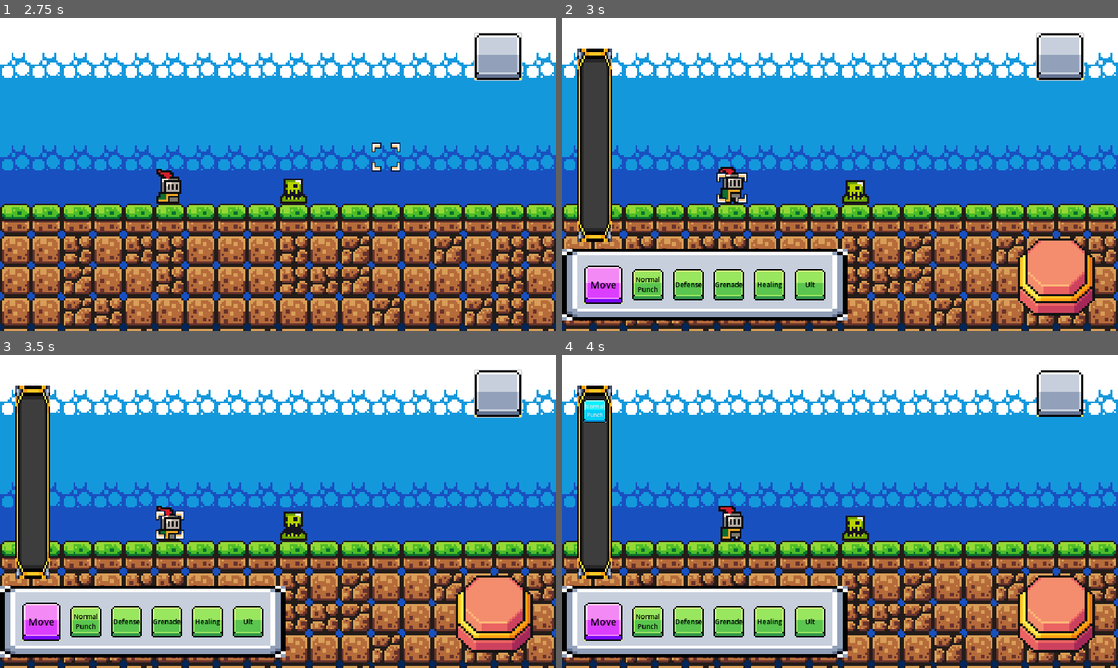
Above: before the commit, frames 1-4 (two rows, left to right).
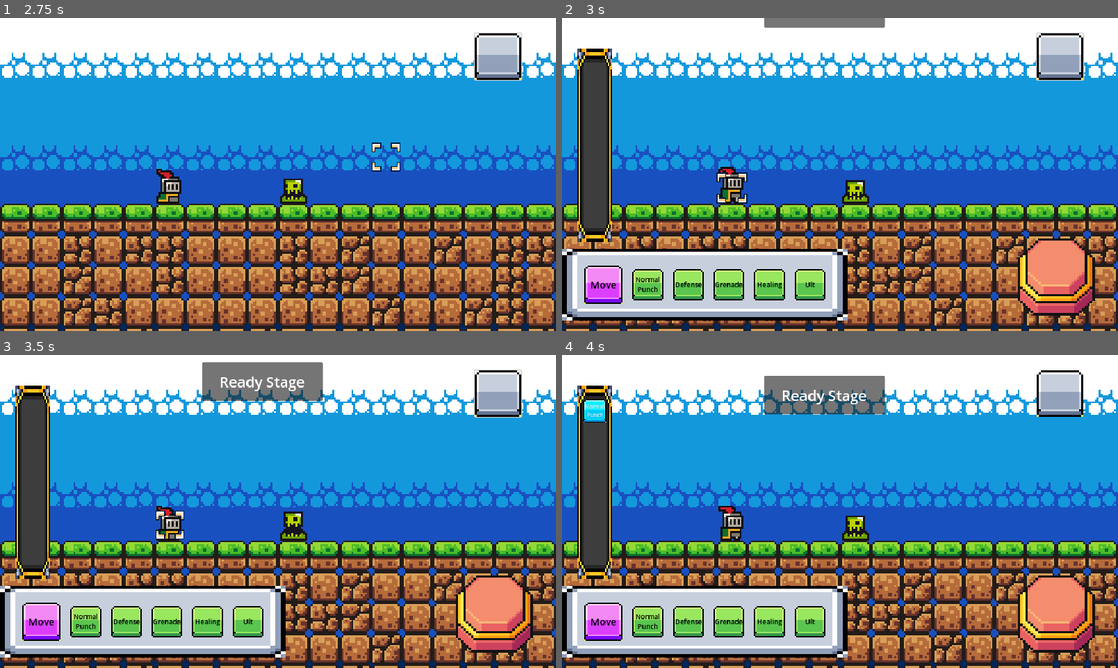
Above: after the commit, the same moments.

Repository: Chenredfish/WorldTrigger
Game: Godot game, scene res://main.tscn
Two runs of this game, one before a commit and one after it. Both use one fixed random seed, a clock stepped at 60 frames per second and the inputs below. The engine's default icon, where the game draws it, is replaced by a stand-in: a white triangle on a blue panel in a dark square.
Inputs (mouse positions are in pixels of both pictures, inside the frame that each line leads up to):
- Up to frame 1 (2.75 s): click (278, 127) at 0.5 s; click (500, 55) at 1.25 s; move the mouse to (400, 158) at 2.02 s; click (400, 158) at 2.1 s
- Up to frame 2 (3 s): move the mouse to (728, 190) at 2.77 s; click (728, 190) at 2.85 s
- Up to frame 3 (3.5 s): no input
- Up to frame 4 (4 s): click "Normal Punch" at 3.5 s

Frame 1 is identical in both runs. In frame 2, 0.7% of the frame differs, in the area x 36-59%, y 0-4%; in frame 3, 2.6%; in frame 4, 2.6%, in the area x 36-59%, y 6-20%.

Commit message:
新增準備階段的告示牌動畫

Diff:
--- /dev/null
+++ b/src/UI/ReadyStage.gd
@@ -0,0 +1,22 @@
+extends MarginContainer
+
+@onready var label = $MarginContainer/Label
+
+@export var start_location : Vector2 = Vector2(394, -80)
+@export var animation_time : float = 0.5
+
+func _ready():
+	self.position = start_location
+
+func change_text(ready : bool):
+	if ready == true :
+		label.text = "Ready Stage"
+	else:
+		label.text = "Execute Stage"
+
+func move_animation():
+	pass
+
+func _process(delta: float) -> void:
+	if delta <= animation_time:
+		var new_location : Vector2 = Vector2(394, (delta)**(0.5))
--- a/src/UI/ready_fight_form.gd
+++ b/src/UI/ready_fight_form.gd
@@ -4,6 +4,8 @@
 @onready var skill_container = $UIContainer/SkillContainer
 @onready var skill_menu = $UIContainer/SkillContainer/SkillMenu
 @onready var action_list = $UIContainer/HBoxContainer2/ActionList
+@onready var ready_stage = $ReadyStage
+
 
 signal add_skill(action : Button)
 signal actor_add_behavior(add_behavior:BaseBehavior)
@@ -21,10 +23,12 @@
 func show_actor_skill():
 	skill_container.show()
 	action_list_visable.show()
+	ready_stage.timing = true
 
 func hide_actor_skill():
 	skill_container.hide()
 	action_list_visable.hide()
+	ready_stage.timing = false
 
 func panel_add_skill(action : Button):
 
--- a/src/UI/ready_fight_form.tscn
+++ b/src/UI/ready_fight_form.tscn
@@ -1,9 +1,10 @@
-[gd_scene load_steps=11 format=3 uid="uid://cu2teh8cydu2e"]
+[gd_scene load_steps=12 format=3 uid="uid://cu2teh8cydu2e"]
 
 [ext_resource type="Script" path="res://src/UI/ready_fight_form.gd" id="1_lrli3"]
 [ext_resource type="PackedScene" uid="uid://dy36lnamjv3x" path="res://src/UI/action_list.tscn" id="2_2pfrj"]
 [ext_resource type="Texture2D" uid="uid://c1mylnha2cekb" path="res://assets/UI Buttons/Pixel_Button.png" id="2_3c1mp"]
 [ext_resource type="PackedScene" uid="uid://sn3te1ks0kww" path="res://src/UI/skill_menu.tscn" id="4_5k5kl"]
+[ext_resource type="Script" path="res://src/UI/ready_stage.gd" id="5_kwptm"]
 
 [sub_resource type="StyleBoxTexture" id="StyleBoxTexture_g1ea6"]
 texture = ExtResource("2_3c1mp")
@@ -39,6 +40,22 @@
 grow_horizontal = 2
 grow_vertical = 2
 script = ExtResource("1_lrli3")
+
+[node name="ReadyStage" type="PanelContainer" parent="."]
+custom_minimum_size = Vector2(250, 80)
+layout_mode = 2
+offset_left = 419.0
+offset_top = -80.0
+offset_right = 669.0
+size_flags_vertical = 0
+script = ExtResource("5_kwptm")
+
+[node name="Label" type="Label" parent="ReadyStage"]
+layout_mode = 2
+theme_override_font_sizes/font_size = 30
+text = "Ready Stage"
+horizontal_alignment = 1
+vertical_alignment = 1
 
 [node name="UIContainer" type="MarginContainer" parent="."]
 unique_name_in_owner = true
--- /dev/null
+++ b/src/UI/ready_stage.gd
@@ -0,0 +1,29 @@
+extends PanelContainer
+
+var animation_time : float = 0.5
+var y_location : float = -80
+var y_location_start : float = -80
+var y_location_end : float = 40
+var timing : bool = false
+
+func _process(delta: float) -> void:
+	if timing:
+		show_ready(delta)
+	else:
+		hide_ready(delta)
+
+
+func show_ready(time : float):
+	if y_location <= y_location_end and y_location >= y_location_start :
+		y_location += time*150
+		self.position = Vector2(419, y_location)
+	else:
+		y_location = y_location_end
+
+
+func hide_ready(time : float):
+	if y_location <= y_location_end and y_location >= y_location_start :
+		y_location -= time*150
+		self.position = Vector2(419, y_location)
+	else:
+		y_location = y_location_start
--- /dev/null
+++ b/src/UI/ready_stage.tscn
@@ -0,0 +1,31 @@
+[gd_scene load_steps=5 format=3 uid="uid://dbt1d84qwn23d"]
+
+[ext_resource type="Script" path="res://src/UI/ReadyStage.gd" id="1_u0hf3"]
+[ext_resource type="Texture2D" uid="uid://c1mylnha2cekb" path="res://assets/UI Buttons/Pixel_Button.png" id="2_frp1j"]
+
+[sub_resource type="StyleBoxTexture" id="StyleBoxTexture_cw6d3"]
+texture = ExtResource("2_frp1j")
+region_rect = Rect2(576, 256, 65, 33)
+
+[sub_resource type="Theme" id="Theme_fcbfo"]
+Panel/styles/panel = SubResource("StyleBoxTexture_cw6d3")
+
+[node name="ReadyStage" type="MarginContainer"]
+custom_minimum_size = Vector2(300, 80)
+offset_right = 300.0
+offset_bottom = 80.0
+script = ExtResource("1_u0hf3")
+
+[node name="MarginContainer" type="MarginContainer" parent="."]
+layout_mode = 2
+
+[node name="Panel" type="Panel" parent="MarginContainer"]
+layout_mode = 2
+theme = SubResource("Theme_fcbfo")
+
+[node name="Label" type="Label" parent="MarginContainer"]
+layout_mode = 2
+theme_override_font_sizes/font_size = 35
+text = "Ready Stage"
+horizontal_alignment = 1
+vertical_alignment = 1
